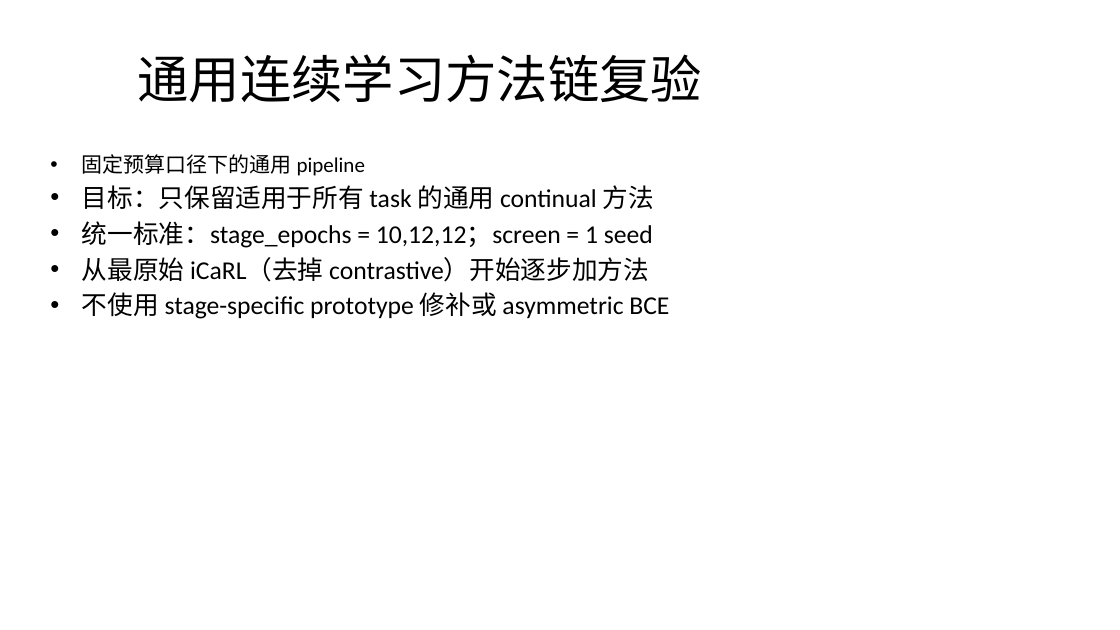
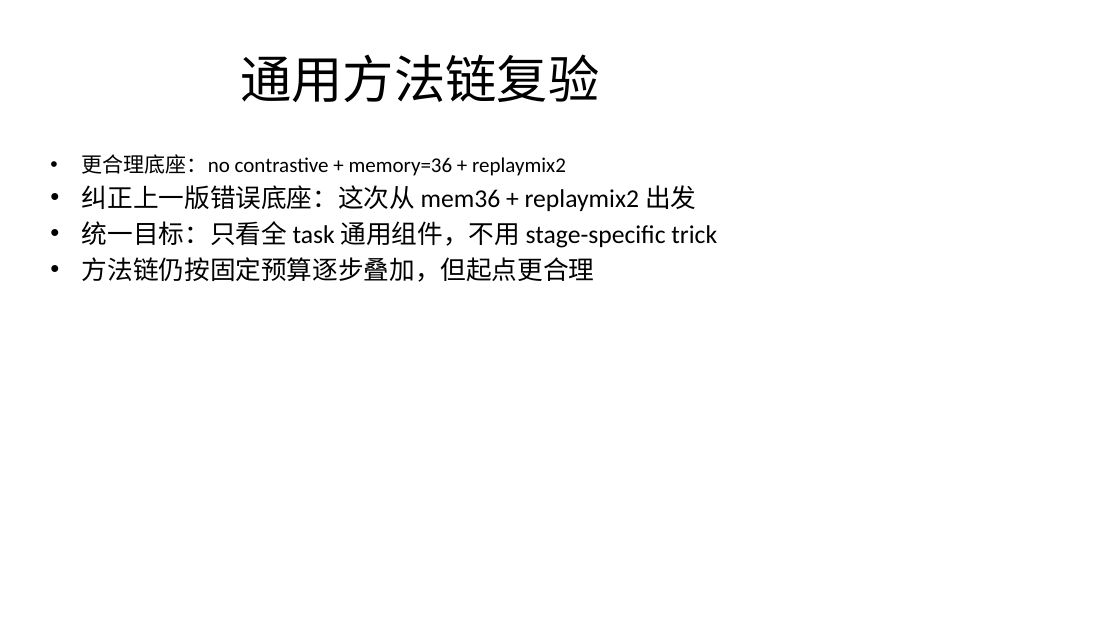
Before and after one commit to DevDreamerCB/iCaRL_codex, a slide deck: slide 1 of research/general_methods_chain_20260323_zh.pptx. Drawn at 1120x630 pixels with LibreOffice and Linux fonts; fonts in the diff are those of the drawing. Boxes give left, top, right and bottom in pixels: in the first picture for what was removed or moved away, otherwise in the second. Text is boxed around its words. In the diff, an @@ line names an element or a change of style, - is before the commit and + after.

Commit message:
Correct universal methods chain with replaymix base

```diff
--- a/research/general_methods_chain_20260323_zh.pptx
+++ b/research/general_methods_chain_20260323_zh.pptx
@@ title at [240,54,599,102]: text changed @@
-通用连续学习方法链复验
+通用方法链复验
@@ text at [82,154,717,282]: text changed @@
-• 固定预算口径下的通用 pipeline
-• 目标：只保留适用于所有 task 的通用 continual 方法
-• 统一标准：stage_epochs = 10,12,12；screen = 1 seed
-• 从最原始 iCaRL（去掉 contrastive）开始逐步加方法
-• 不使用 stage-specific prototype 修补或 asymmetric BCE
+• 更合理底座：no contrastive + memory=36 + replaymix2
+• 纠正上一版错误底座：这次从 mem36 + replaymix2 出发
+• 统一目标：只看全 task 通用组件，不用 stage-specific trick
+• 方法链仍按固定预算逐步叠加，但起点更合理
```
Also in this commit, not shown: 2 other slides changed, 9 slides added, 8 slides removed, 6 other files.
